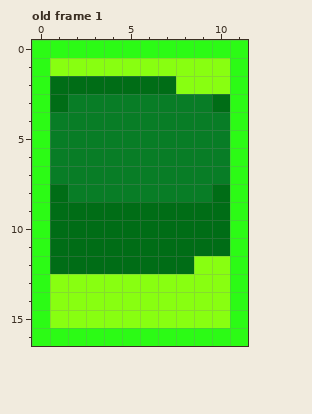
Pixel-art file: zs-tcg.godot/assets/textures/cards/card_layers/card_layers.aseprite. Above, as it was before the edit.
12x17 pixels, 5 frames. Colours within 5 levels of each other are drawn and written as one. Shown: old frame 1. The commit also changed other frames, which this record leaves out.
The result:
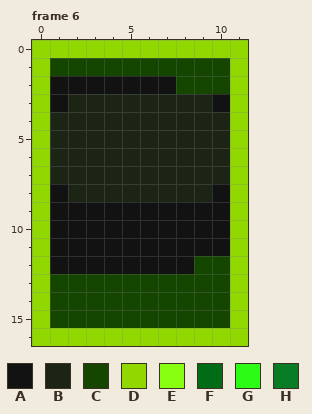
Palette (. is transparent): A #121212  B #1c2416  C #154600  D #91d700  E #88ff11  F #006d16  G #2cfb15  H #087d26
A new or re-ordered frame is compared with the old frame closest to it.
The exact change:
frames 5 -> 24
layer "back/art" now shown
Changed rows in their new state; - is an unchanged pixel.
Frame 6 is new; against old frame 1, layers "front/border", "front/background":
first column x 0:
 0 DDDDDDDDDDDD
 1 DCCCCCCCCCCD
 2 DAAAAAAACCCD
 3 DABBBBBBBBAD
 4 DBBBBBBBBBBD
 5 DBBBBBBBBBBD
 6 DBBBBBBBBBBD
 7 DBBBBBBBBBBD
 8 DABBBBBBBBAD
 9 DAAAAAAAAAAD
10 DAAAAAAAAAAD
11 DAAAAAAAAAAD
12 DAAAAAAAACCD
13 DCCCCCCCCCCD
14 DCCCCCCCCCCD
15 DCCCCCCCCCCD
16 DDDDDDDDDDDD
